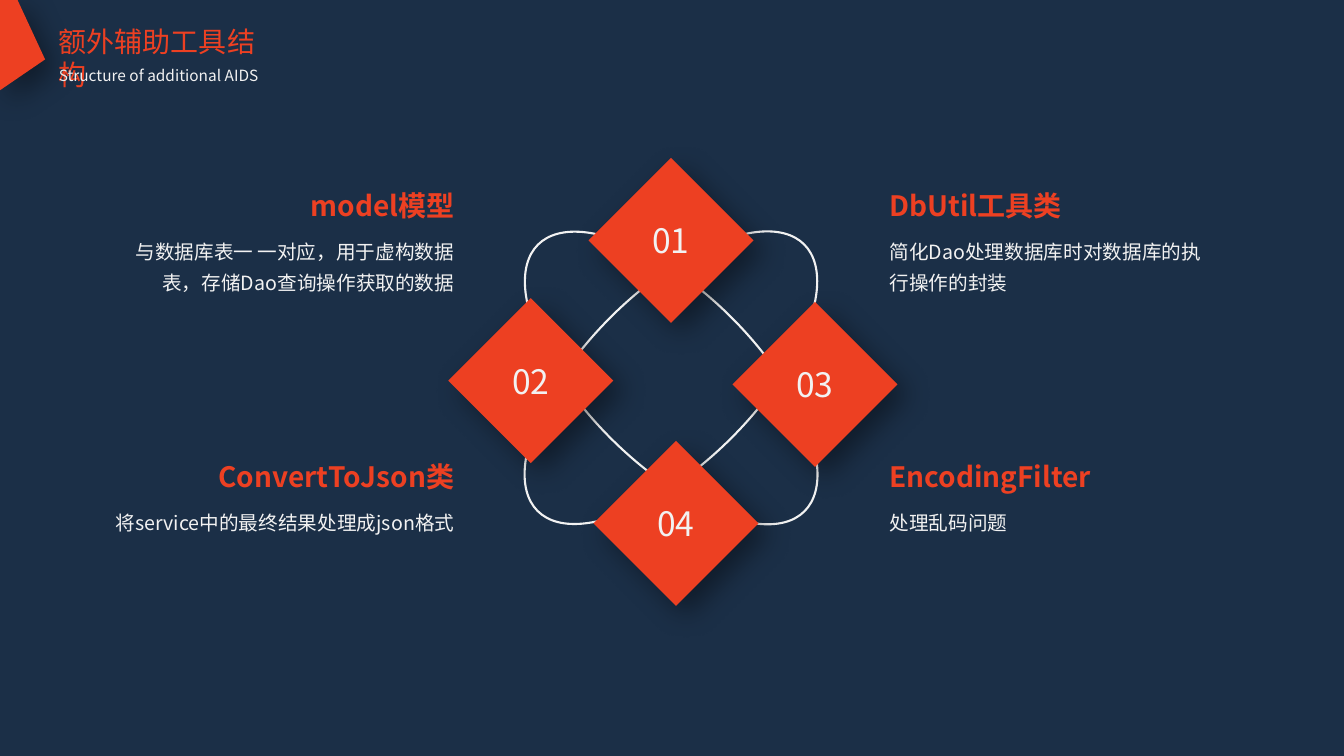
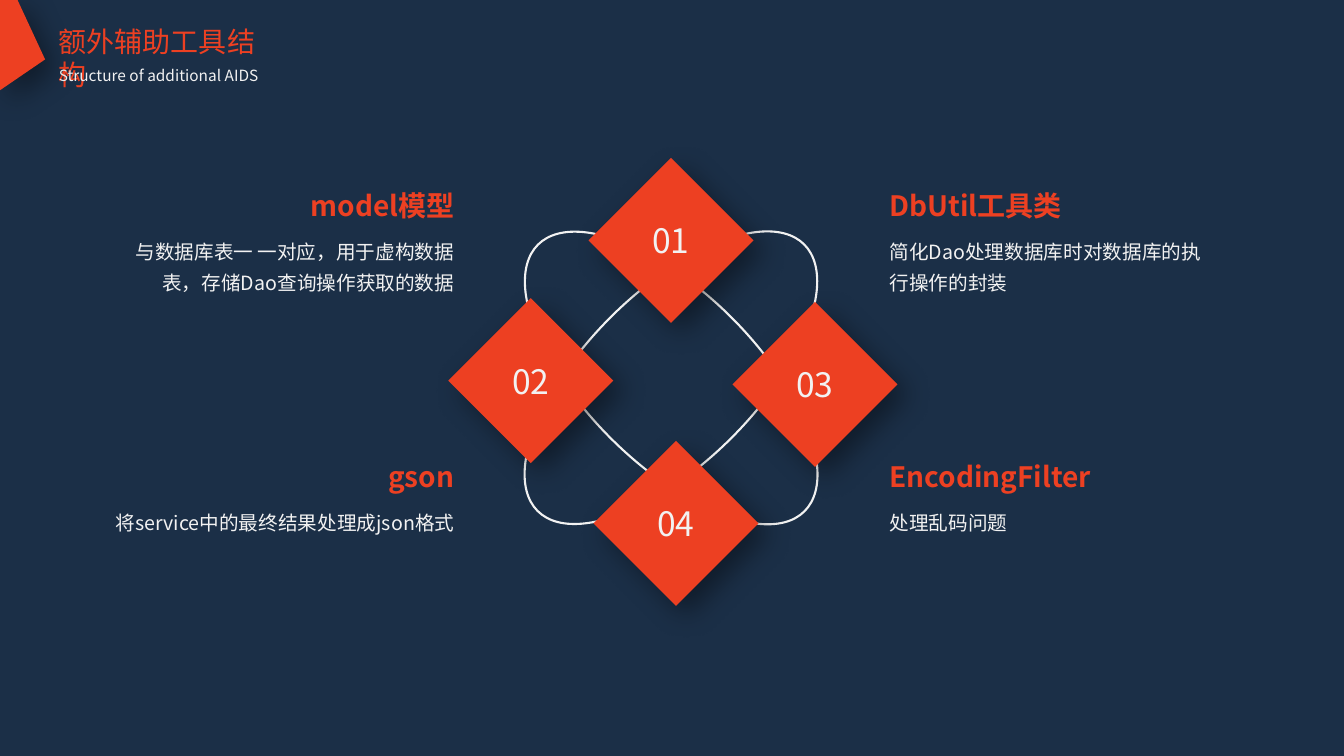
Before and after one commit to telly-tao/Chinasofti, a slide deck: slide 5 of file/休闲生活后台service答辩.pptx. Drawn at 1344x756 pixels with LibreOffice and Linux fonts; fonts in the diff are those of the drawing. Boxes give left, top, right and bottom in pixels: in the first picture for what was removed or moved away, otherwise in the second. Text is boxed around its words. In the diff, an @@ line names an element or a change of style, - is before the commit and + after.

```diff
--- a/file/休闲生活后台service答辩.pptx
+++ b/file/休闲生活后台service答辩.pptx
@@ text at [388, 471, 454, 494]: text changed @@
-ConvertToJson类
+gson
```
Also in this commit, not shown: 3 other slides changed, 2 other files.
